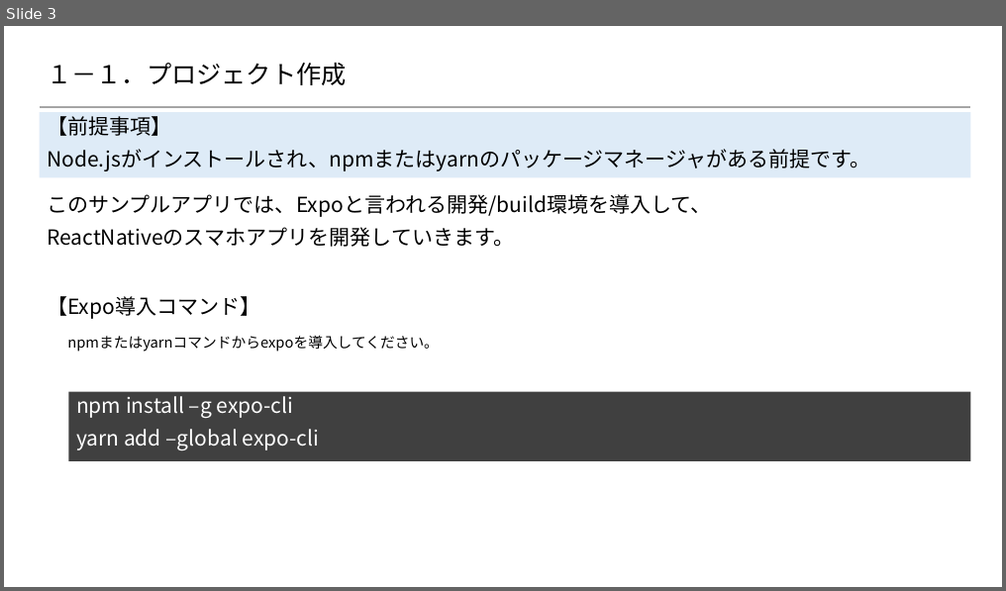
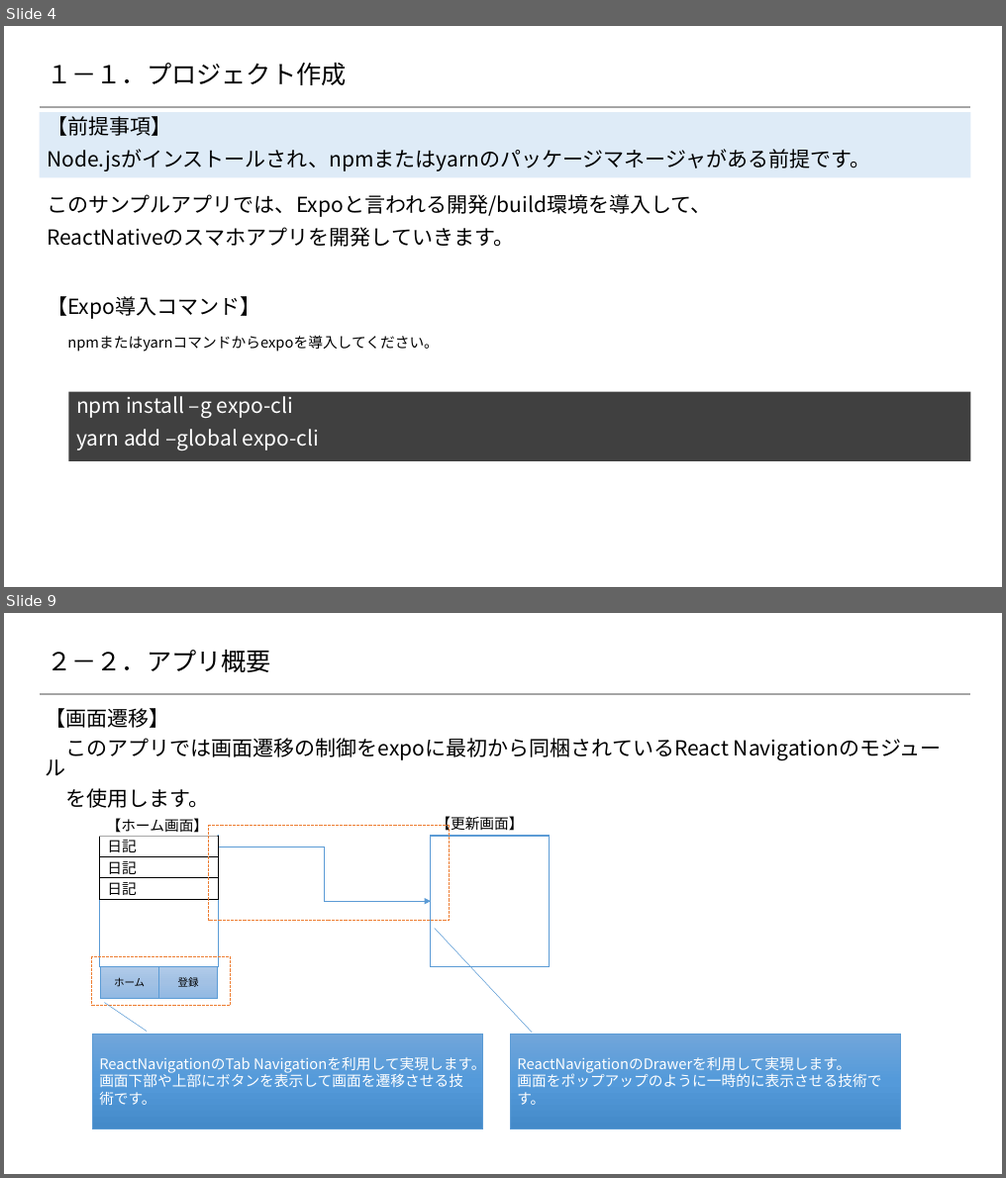
Before and after one commit to 2018SYSTEMI34/diary, a slide deck: doc/02_SlideShare/01.ネタ/4_スマホアプリ開発/dairy.pptx. Shown one above the other, each under a label of ours: slide 3 before the commit, slides 4 and 9 after it; the slides between them are not shown. The pictures are 1006x591 and 1006x1178 pixels, drawn with LibreOffice and Linux fonts; fonts in the diff are those of the drawing; background and template pictures are left out. Boxes give left, top, right and bottom in pixels: in the first picture for what was removed or moved away, otherwise in the second. Text is boxed around its words. In the diff, an @@ line names an element or a change of style, - is before the commit and + after.

```diff
--- a/doc/02_SlideShare/01.ネタ/4_スマホアプリ開発/dairy.pptx
+++ b/doc/02_SlideShare/01.ネタ/4_スマホアプリ開発/dairy.pptx
@@ slide 9 added at bbox=[4, 613, 1002, 1174], background #FFFFFF; not listed: 1 template element that a slide beside it also shows @@
@@ title added at bbox=[47, 649, 271, 672], 24 pt, text #000000 @@
+２－２．アプリ概要
@@ text added at bbox=[45, 708, 729, 808], 20 pt, text #000000 @@
+【画面遷移】
+このアプリでは画面遷移の制御をexpoに最初から同梱されているReact Navigationのモジュール
+を使用します。
@@ text added at bbox=[107, 818, 209, 835], 14 pt, text #000000 @@
+【ホーム画面】
@@ text added at bbox=[436, 816, 523, 834], 14 pt, text #000000 @@
+【更新画面】
@@ rectangle added at bbox=[100, 836, 218, 967], fill #FFFFFF, outline #5B9BD5 1 pt @@
@@ rectangle added at bbox=[100, 836, 218, 858], fill #FFFFFF, outline #000000 1 pt, 14 pt, text #000000 @@
+日記
@@ rectangle added at bbox=[208, 826, 449, 921], outline #ED7D31 1 pt dashed @@
@@ elbow arrow added from (218, 847) to (431, 901), #5B9BD5 0.5 pt @@
@@ rectangle added at bbox=[431, 836, 549, 967], fill #FFFFFF, outline #5B9BD5 1 pt @@
@@ rectangle added at bbox=[100, 858, 218, 878], fill #FFFFFF, outline #000000 1 pt, 14 pt, text #000000 @@
+日記
@@ rectangle added at bbox=[100, 878, 218, 899], fill #FFFFFF, outline #000000 1 pt, 14 pt, text #000000 @@
+日記
@@ rectangle added at bbox=[91, 957, 230, 1005], outline #ED7D31 1 pt dashed @@
@@ rectangle added at bbox=[100, 967, 159, 998], fill gradient #B1CBE9 to #A3C1E5 to #93B9E4, outline #5B9BD5 0.5 pt, 10 pt, text #000000 @@
+ホーム
@@ rectangle added at bbox=[159, 967, 218, 998], fill gradient #B1CBE9 to #A3C1E5 to #93B9E4, outline #5B9BD5 0.5 pt, 10 pt, text #000000 @@
+登録
@@ border callout added at bbox=[91, 1034, 481, 1129], fill gradient #71A6DB to #559BDB to #448ACA, outline #5B9BD5 0.5 pt, 14 pt, text #FFFFFF @@
+ReactNavigationのTab Navigationを利用して実現します。
+画面下部や上部にボタンを表示して画面を遷移させる技術です。
@@ border callout added at bbox=[510, 1034, 900, 1129], fill gradient #71A6DB to #559BDB to #448ACA, outline #5B9BD5 0.5 pt, 14 pt, text #FFFFFF @@
+ReactNavigationのDrawerを利用して実現します。
+画面をポップアップのように一時的に表示させる技術です。
@@ what was slide 3 is now slide 4 @@
```
Also in this commit, not shown: 4 slides changed, 3 other slides added.
